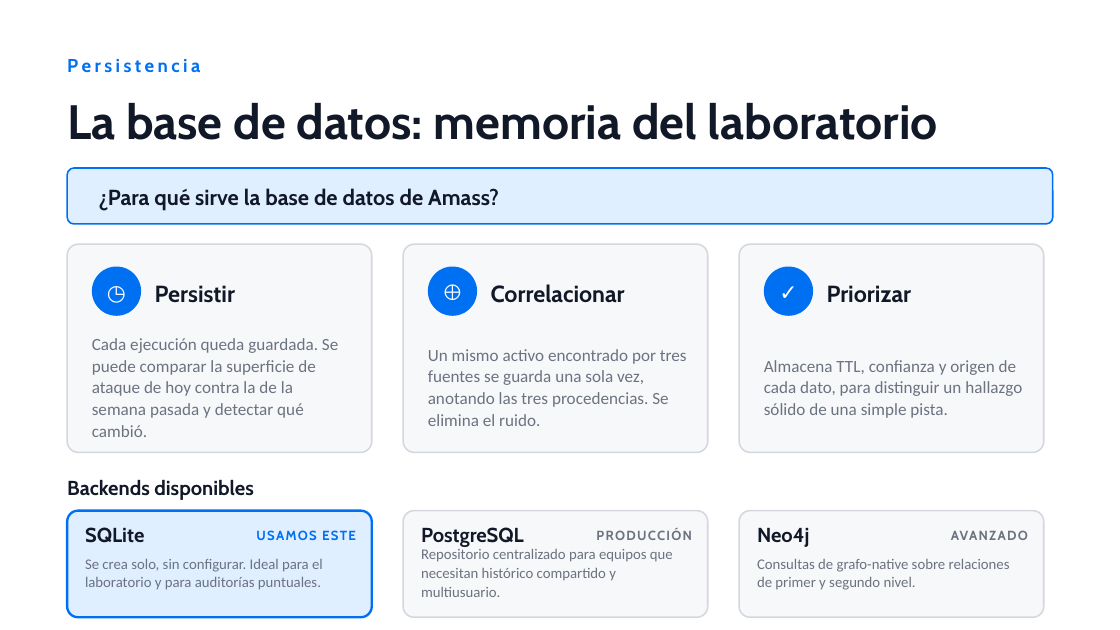
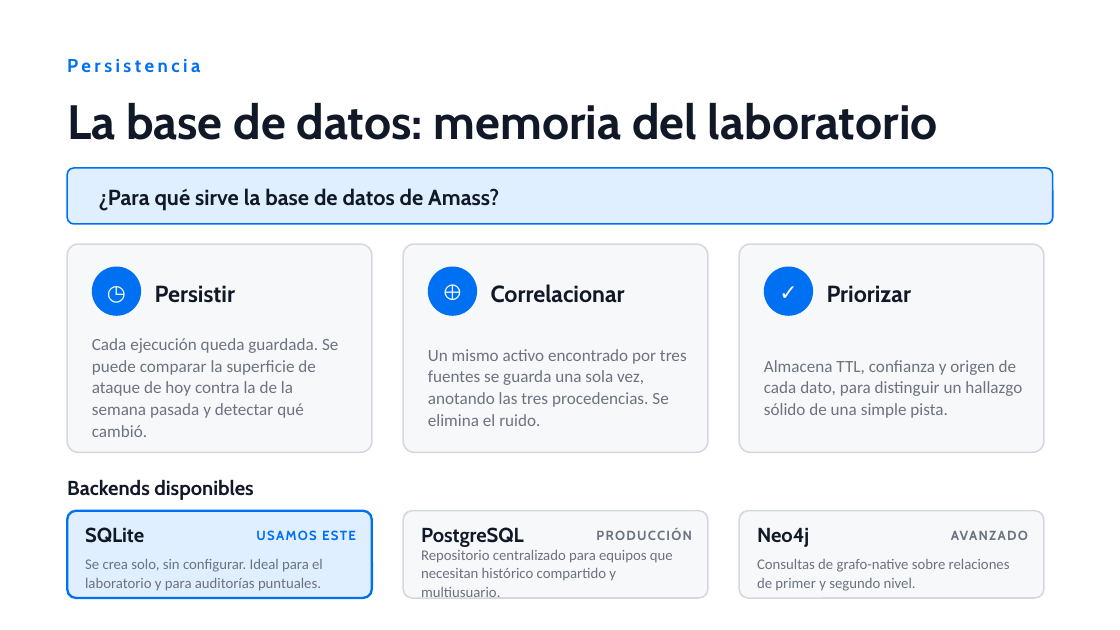
Before and after one commit to Mista299/lab-amass-owasp-seguridad-info, a slide deck: slide 6 of slides/output/OWASP-Amass-Presentacion.pptx. Drawn at 1120x630 pixels with LibreOffice and Linux fonts; fonts in the diff are those of the drawing. Boxes give left, top, right and bottom in pixels: in the first picture for what was removed or moved away, otherwise in the second. Text is boxed around its words. In the diff, an @@ line names an element or a change of style, - is before the commit and + after.

```diff
--- a/slides/output/OWASP-Amass-Presentacion.pptx
+++ b/slides/output/OWASP-Amass-Presentacion.pptx
@@ rounded rectangle: place and size @@
-rounded rectangle at (67, 511, 372, 617)
+rounded rectangle at (67, 511, 372, 598)
@@ rounded rectangle: place and size @@
-rounded rectangle at (403, 511, 708, 617)
+rounded rectangle at (403, 511, 708, 598)
@@ rounded rectangle: place and size @@
-rounded rectangle at (739, 511, 1044, 617)
+rounded rectangle at (739, 511, 1044, 598)
```
Also in this commit, not shown: 3 other slides changed, 9 other files.
